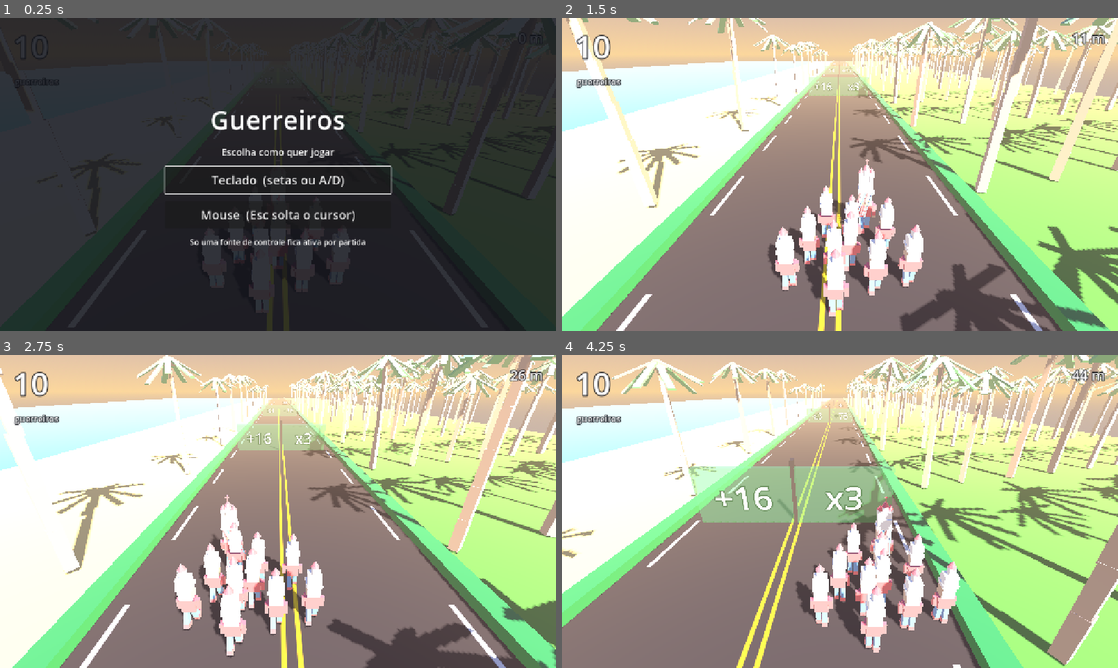
Above: before the commit, frames 1-4 (two rows, left to right).
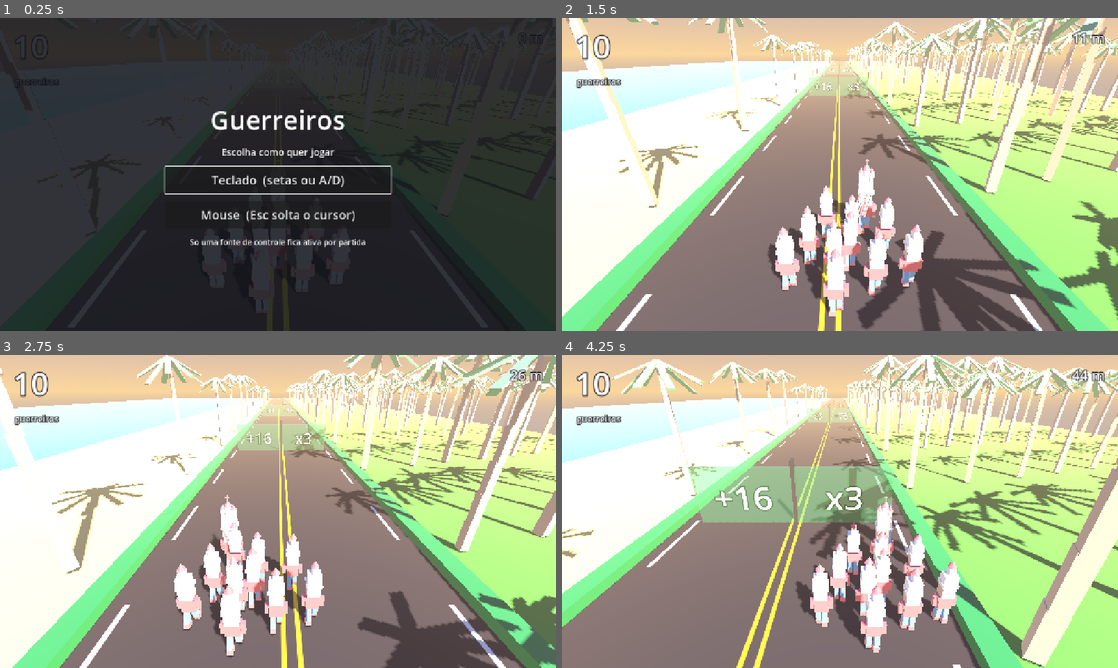
Above: after the commit, the same moments.

Repository: 3runorocha/COMP381-Projeto
Game: Godot game, scene res://scenes/Main.tscn
Same seed, same stepped clock (60 frames per second), same inputs: the game is played once before the commit and once after it.
Inputs (mouse positions are in pixels of both pictures, inside the frame that each line leads up to):
- Up to frame 1 (0.25 s): no input
- Up to frame 2 (1.5 s): click "Teclado (setas ou A/D)" at 0.5 s; tap Enter (ui_accept) at 1.25 s; move the mouse to (962, 158) at 1.27 s; hold Right (mover_direita) from 1.28 s (still down); click (962, 158) at 1.42 s
- Up to frame 3 (2.75 s): tap Enter (ui_accept) at 1.52, 2.27 s; move the mouse to (166, 527) at 2.02 s; release Right (mover_direita) at 2.03 s; hold Left (mover_esquerda) from 2.03 s (still down)
- Up to frame 4 (4.25 s): move the mouse to (895, 442) at 2.77 s; release Left (mover_esquerda) at 2.78 s; hold Right (mover_direita) from 2.78 s (still down); move the mouse to (812, 574) at 3.52 s; click (812, 574) at 3.67 s; tap Enter (ui_accept) at 3.77 s

The runs differ from the first frame. In frame 1, less than 0.1% of the frame differs, in the area x 72-99%, y 35-58%; in frame 2, 18%; in frame 3, 16%; in frame 4, 21%, in the area x 44-100%, y 0-100%.

Commit message:
Corrige a piscada dos coqueiros: reciclagem perto demais da camera
O gatilho de reciclagem era estar 13 unidades atras do JOGADOR, e a camera
fica 8 atras dele. Ou seja, o coqueiro era reposicionado estando so 5
unidades atras da camera.

Ele proprio ja nao aparecia, mas a SOMBRA dele continuava caindo dentro do
quadro: sao 9 de altura com o sol de cima e de lado. Somando a isso o
_variar(), que troca rotacao e escala no mesmo instante, o resultado era uma
sombra sumindo e um tamanho mudando de repente, dentro do campo de visao.

A margem passa a ser explicita e vale 48. Medido: na hora de reciclar, o
coqueiro mais proximo esta a 40.9 atras da camera.

Os coqueiros por fileira sobem de 14 para 19 para compensar: parte da
fileira agora e gasta atras do jogador, e sem isso o fim dela entraria no
campo de visao pela frente.

Co-Authored-By: Claude Opus 5 <noreply@anthropic.com>

Diff:
--- a/scripts/pista/roadside.gd
+++ b/scripts/pista/roadside.gd
@@ -10,7 +10,10 @@
 
 @export var cena_coqueiro: PackedScene
 ## Quantos coqueiros por fileira ficam vivos ao mesmo tempo.
-@export var por_fileira: int = 14
+##
+## Subiu junto com a margem de reciclagem: parte da fileira passa a ser gasta
+## atras do jogador, e sem compensar, o fim dela entraria no campo de visao.
+@export var por_fileira: int = 19
 ## Distancia entre um coqueiro e o seguinte, na mesma fileira.
 @export var espacamento: float = 13.0
 ## Afastamento da fileira que fica junto da ciclofaixa. A pista util vai ate 6.4.
@@ -25,6 +28,13 @@
 ## x = 46. As copas se sobrepoem de proposito: separadas o bastante para nao
 ## se tocarem, a mata vira pomar enfileirado.
 @export var passo_entre_fileiras: float = 4.4
+## Quanto o coqueiro precisa ficar para tras antes de ser reciclado.
+##
+## Nao basta estar atras da CAMERA. O coqueiro tem 9 de altura e o sol vem de
+## cima e de lado, entao a sombra dele continua caindo dentro do quadro bem
+## depois de ele proprio ter saido. Reciclando cedo demais, a sombra some de
+## repente e o tamanho muda no mesmo instante, e isso aparece como piscada.
+@export var margem_atras: float = 48.0
 
 var _player: Node3D = null
 var _coqueiros: Array[Node3D] = []
@@ -70,7 +80,7 @@
     # anda em degraus de 60 Hz e isso apareceria como tranco no cenario.
     var z := Comum.posicao_suave(_player).z
     for arvore in _coqueiros:
-        if arvore.global_position.z > z + espacamento:
+        if arvore.global_position.z > z + margem_atras:
             arvore.global_position.z -= _alcance
             _variar(arvore)
 
